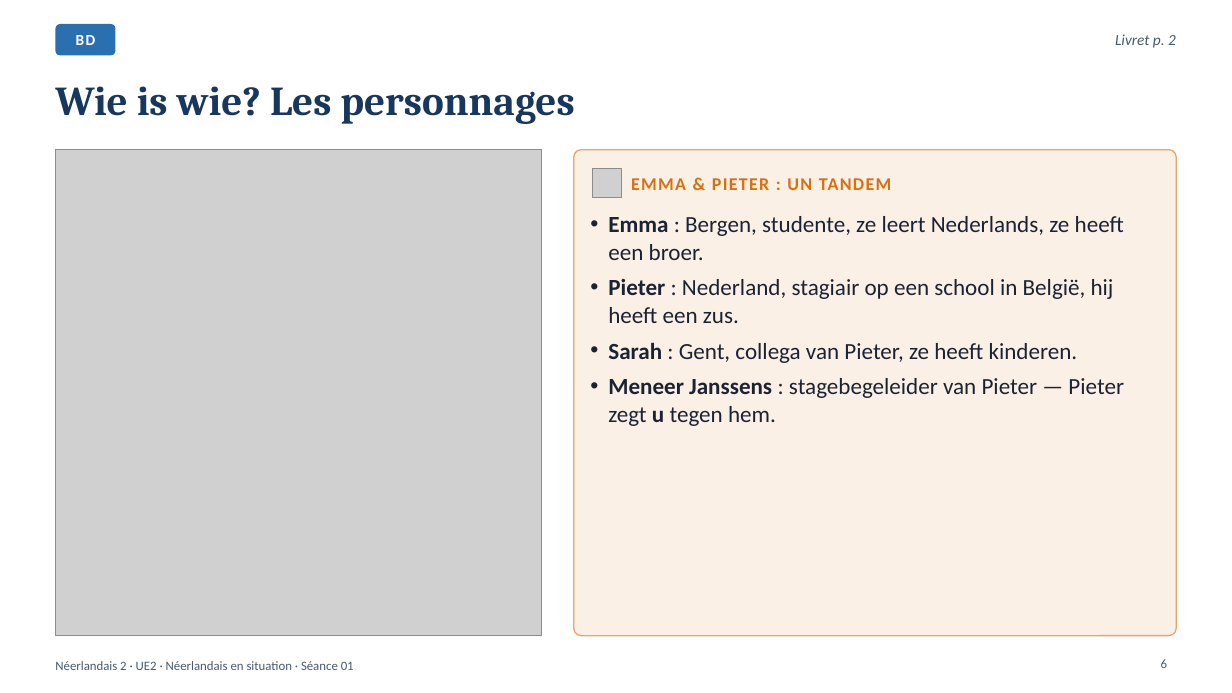
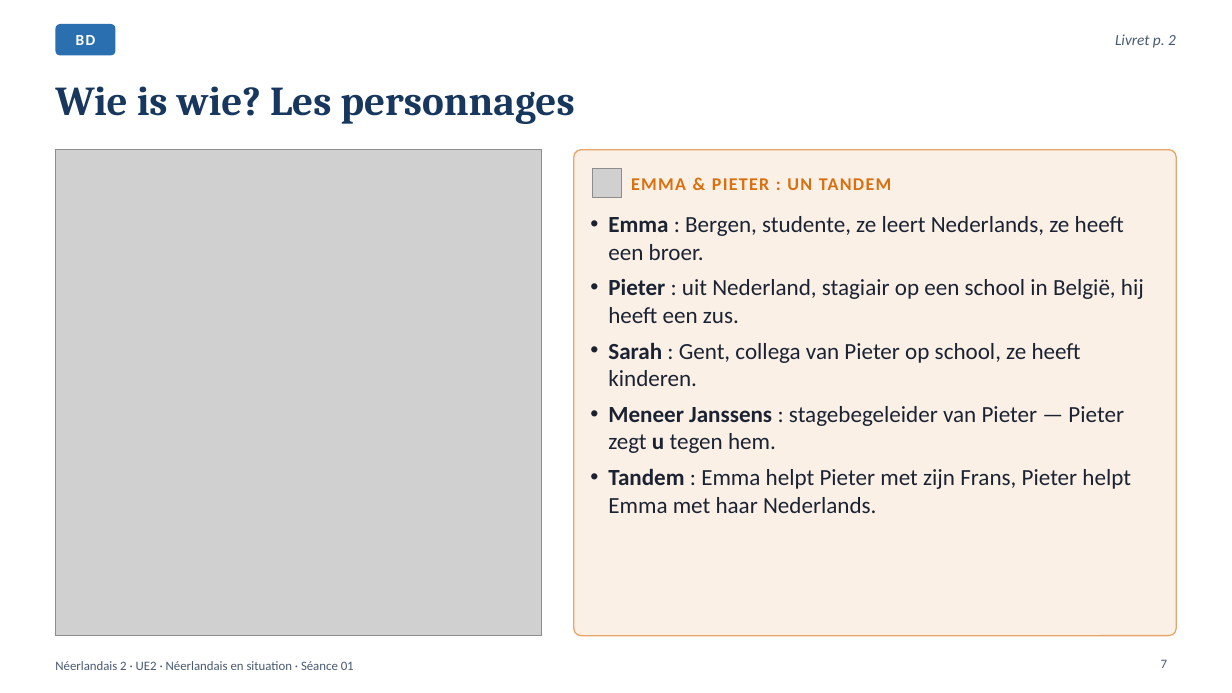
Before and after one commit to ajouniaux/talenleren, a slide deck: slide 7 of neerlandais2/powerpoints/Seance_01_Kennismaking_Goedemorgen.pptx (slide 6 before the commit). Drawn at 1232x693 pixels with LibreOffice and Linux fonts; fonts in the diff are those of the drawing; grey boxes stand for pictures. Boxes give left, top, right and bottom in pixels: in the first picture for what was removed or moved away, otherwise in the second. Text is boxed around its words. In the diff, an @@ line names an element or a change of style, - is before the commit and + after.

```diff
--- a/neerlandais2/powerpoints/Seance_01_Kennismaking_Goedemorgen.pptx
+++ b/neerlandais2/powerpoints/Seance_01_Kennismaking_Goedemorgen.pptx
@@ text at (x1=608, y1=279, x2=1144, y2=386): text changed @@
-• Pieter : Nederland, stagiair op een school in België, hij heeft een zus.
-• Sarah : Gent, collega van Pieter, ze heeft kinderen.
+• Pieter : uit Nederland, stagiair op een school in België, hij heeft een zus.
+• Sarah : Gent, collega van Pieter op school, ze heeft kinderen.
@@ text at (x1=608, y1=468, x2=1131, y2=513): paragraph added @@
+• Tandem : Emma helpt Pieter met zijn Frans, Pieter helpt Emma met haar Nederlands.
@@ page number at (x1=1161, y1=659, x2=1167, y2=668): text changed @@
-6
+7
```
Also in this commit, not shown: 18 other slides changed, 1 other file.
